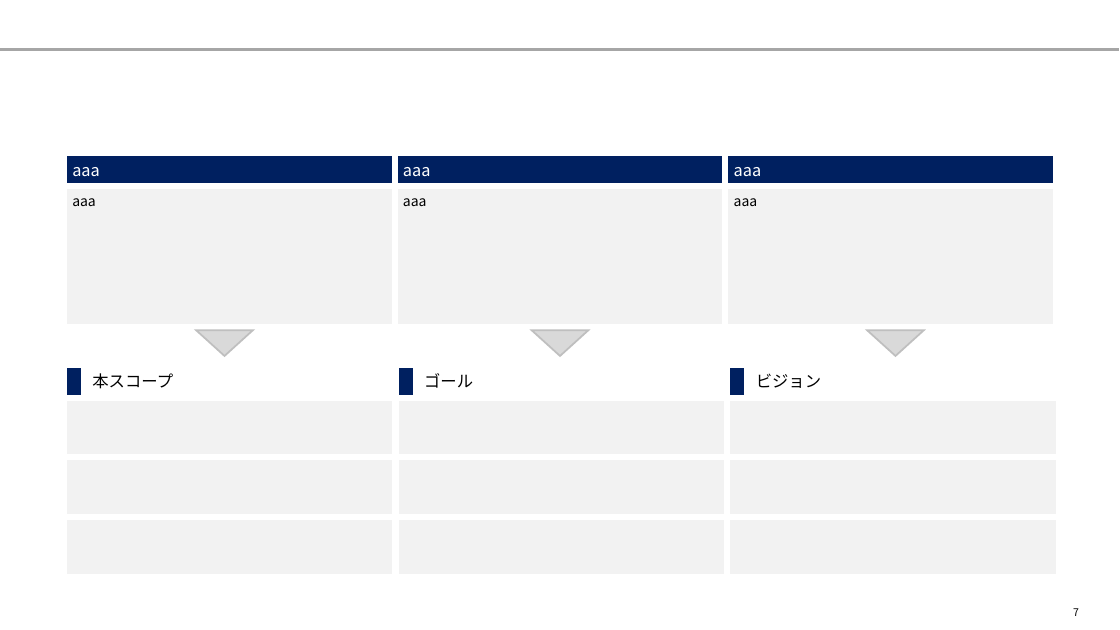
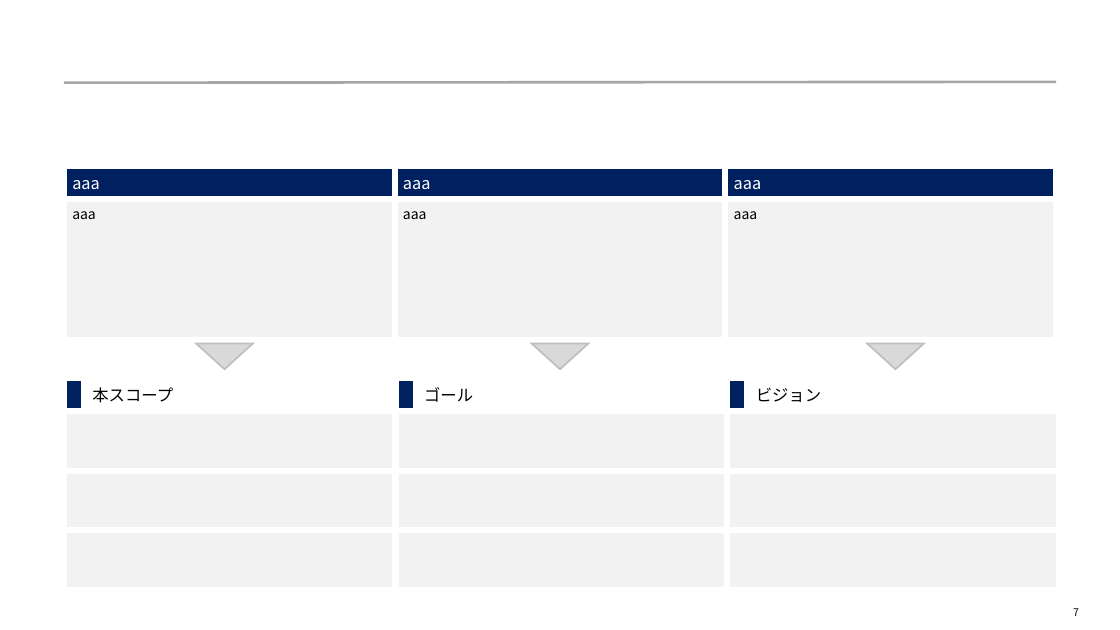
Before and after one commit to yuzucha16/dotfiles, a slide deck: slide 7 of office/slide_layout.pptx. Drawn at 1120x630 pixels with LibreOffice and Linux fonts; fonts in the diff are those of the drawing. Boxes give left, top, right and bottom in pixels: in the first picture for what was removed or moved away, otherwise in the second. Text is boxed around its words. In the diff, an @@ line names an element or a change of style, - is before the commit and + after.

```diff
--- a/office/slide_layout.pptx
+++ b/office/slide_layout.pptx
@@ line moved from (0, 50) - (1120, 50) to (64, 82) - (1056, 82) @@
@@ 3 triangles, 2 tables: place and size @@
-3 triangles, 2 tables at bbox=[64, 153, 1057, 576]
+3 triangles, 2 tables at bbox=[64, 166, 1057, 590]
```
Also in this commit, not shown: 32 other slides changed.
